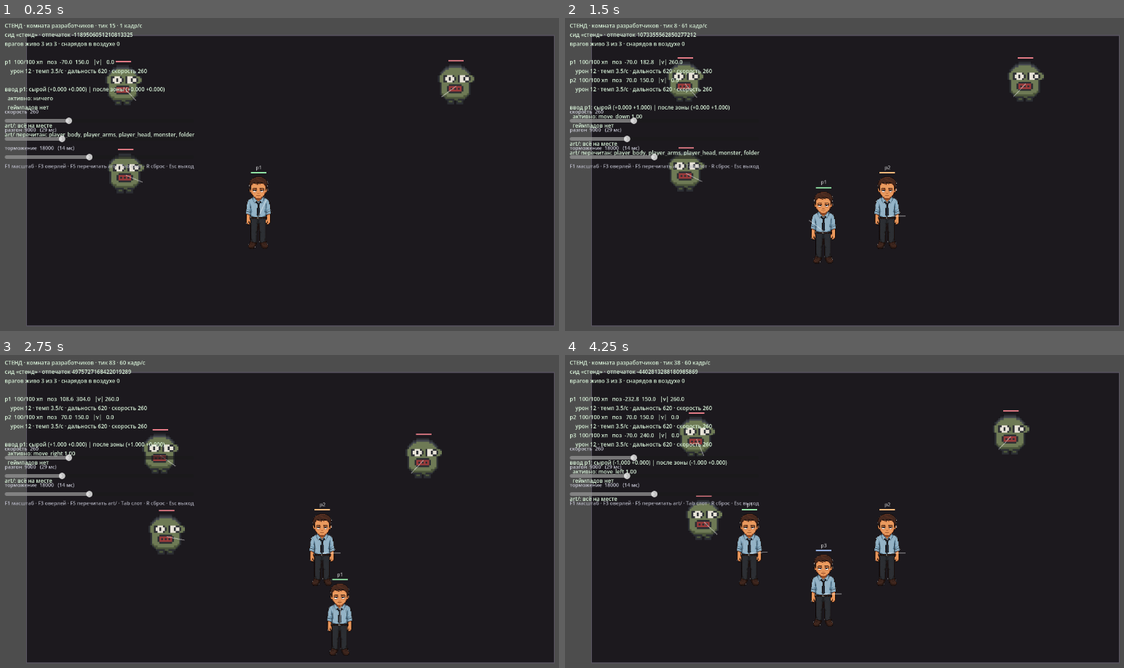
Above: before the commit, frames 1-4 (two rows, left to right).
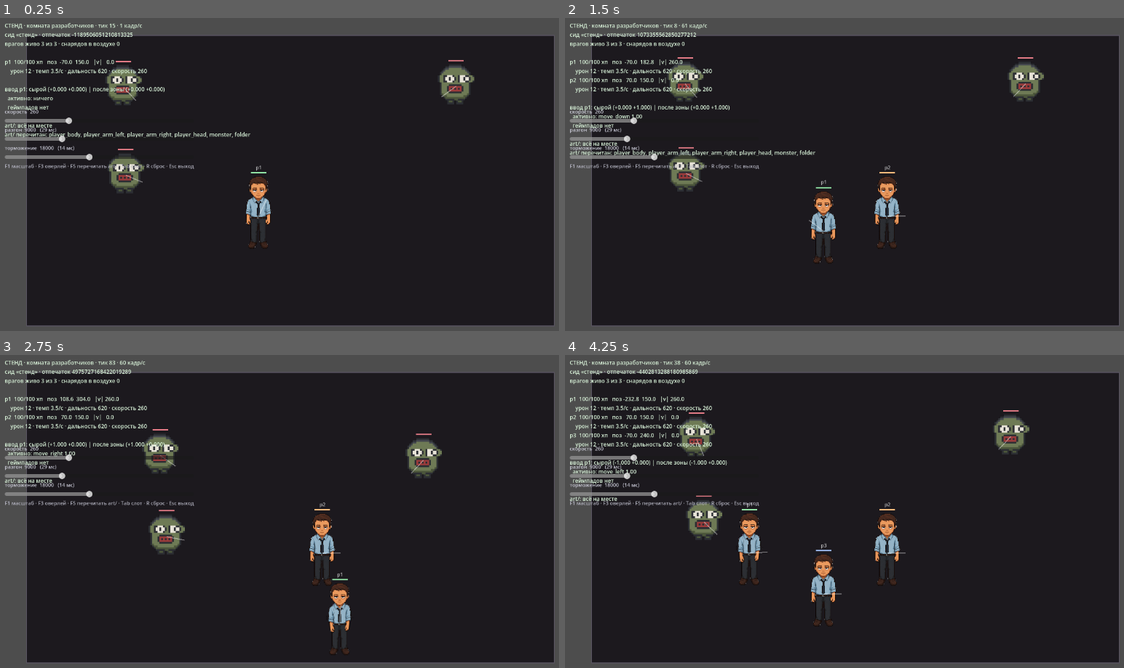
Above: after the commit, the same moments.

Repository: e2or28/lomka
Game: Godot game, scene res://game/dev_sandbox.tscn
The game is run twice, just before and just after one commit, with the same random seed, the same clock (stepped at 60 frames per second) and the same inputs.
Inputs (mouse positions are in pixels of both pictures, inside the frame that each line leads up to):
- Up to frame 1 (0.25 s): no input
- Up to frame 2 (1.5 s): tap Enter at 0.5 s; move the mouse to (984, 165) at 0.52 s; hold D 0.53-1.28 s; tap Tab at 0.6 s; click (984, 165) at 0.67 s; tap Space at 0.77 s; move the mouse to (738, 196) at 1.27 s; hold S from 1.28 s (still down); tap R at 1.35 s
- Up to frame 3 (2.75 s): tap Space at 1.52 s; move the mouse to (346, 445) at 2.02 s; release S at 2.03 s; hold D from 2.03 s (still down); tap E at 2.1 s
- Up to frame 4 (4.25 s): move the mouse to (827, 583) at 2.77 s; release D at 2.78 s; hold W 2.78-3.53 s; tap F at 2.85 s; click (827, 583) at 2.92 s; tap Space at 3.02, 3.77 s; move the mouse to (1028, 567) at 3.52 s; hold A from 3.53 s (still down); tap Tab at 3.6 s

The runs differ from the first frame. In frame 1, 0.3% of the frame differs, in the area x 20-49%, y 36-74%; in frame 2, 0.3%; in frame 3, 0.2%; in frame 4, 0.3%, in the area x 30-61%, y 50-87%.

Commit message:
Анимация персонажа: покачивание, мах руками, замах при броске
Анимации не было вовсе. Слои и точки вращения лежали как задел, но кода,
который бы ими двигал, никто не написал: тело ехало, спрайт стоял.

Руки взяты раздельными слоями из тех же исходников — махать ими можно
только поодиночке. Проверено, что arm_left и arm_right складываются в
прежний общий слой пиксель-в-пиксель, а вся сборка совпадает с мастером:
ноль расхождений на 6374 непрозрачных пикселя.

Поза вынесена в game/character_pose.gd чистыми функциями от скорости, фазы
шага и перезарядки. Поэтому она проверяется тестом, а не разглядыванием:
на месте руки не машут, на бегу идут в противофазе, корпус подбрасывает
дважды за цикл, бросок перебивает мах и длится ровно отведённое время.

Фаза шага считается от пройденного пути, а не от времени: медленный шаг
остаётся шагом, а не превращается в семенение на месте. Живёт в
представлении — от неё ничего не зависит, попадание считается по положению
тела, а не по нарисованной руке.

Размах маха пришлось урезать втрое против первой версии. Покадровая
раскадровка показала то, чего не видели тесты: персонаж нарисован строго
спереди, руки висят вдоль тела, и поворот на двадцать градусов заводит
кисть в корпус, а на плече рвёт силуэт. Восемь градусов плюс вертикальный
ход руки читаются как покачивание и ничего не ломают.

Бега как такового пока нет и быть не может: ноги впечатаны в слой body
двумя сегментами от y=120 до y=173, двигать их нечем.

Co-Authored-By: Claude Opus 5 <noreply@anthropic.com>

Diff:
--- /dev/null
+++ b/game/character_pose.gd
@@ -0,0 +1,139 @@
+extends RefCounted
+## Поза персонажа: во что превращается состояние тела на экране.
+##
+## Чистые функции от скорости, фазы шага и перезарядки — ни узлов, ни
+## времени системных часов. Поэтому позу можно проверить тестом, а не
+## разглядыванием: «на месте руки не машут», «на бегу машут в противофазе»,
+## «после броска рука выброшена вперёд».
+##
+## Почему это в game/, а не в sim/. Анимация ни на что не влияет: попадание
+## считается по положению тела, а не по нарисованной руке. Держать её в
+## симуляции значило бы гонять по сети данные, от которых ничего не зависит,
+## и раздувать сейв. Рассинхрон фазы шага между клиентами никому не мешает.
+##
+## Слои и точки вращения заданы в art/player_layers.json. Пивот руки — плечо,
+## поэтому поворот вокруг него читается как мах, а не как отрыв конечности.
+
+## Сколько пикселей пути приходится на полный цикл из двух шагов.
+## Меньше — семенит, больше — скользит. Число подбирается глазами.
+const STRIDE := 96.0
+
+## Размах маха руками, в радианах.
+##
+## Мал намеренно. Персонаж нарисован строго спереди, руки висят вдоль тела:
+## поворот вокруг плеча уводит их вбок, а не вперёд-назад. На двадцати
+## градусах кисть заезжает в корпус, а на плече рвётся силуэт — проверено
+## покадровой раскадровкой. Восемь градусов читаются как покачивание и
+## ничего не ломают.
+const ARM_SWING := 0.14
+
+## Насколько рука ходит вверх-вниз на шаге. Для фронтального вида это
+## читается лучше поворота: так двигается рука идущего человека, если
+## смотреть на него в лоб.
+const ARM_LIFT := 1.8
+
+## Насколько корпус подбрасывает на шаге, в пикселях.
+const BODY_BOB := 1.6
+
+## Дыхание в покое: медленное и едва заметное. Полностью неподвижный
+## персонаж выглядит сломанным, а не спокойным.
+const IDLE_BREATH := 0.6
+const IDLE_PERIOD := 2.6
+
+## Сколько длится бросок. Короче времени перезарядки, иначе рука не
+## успевает вернуться и персонаж машет непрерывно.
+const THROW_TIME := 0.18
+
+## Бросок. Угол меньше прямого по той же причине, что и мах: рука,
+## вынесенная вбок горизонтально, читается как «показывает пальцем»,
+## а не как замах. Основную работу делает подъём.
+const THROW_ANGLE := 0.75
+const THROW_LIFT := 7.0
+
+## Ниже этой скорости считаем, что персонаж стоит.
+const WALK_THRESHOLD := 12.0
+
+
+## Насколько продвинулась фаза шага за кадр. Фаза считается от пройденного
+## пути, а не от времени: тогда медленный шаг остаётся шагом, а не
+## превращается в семенение на месте.
+static func advance_stride(phase: float, speed: float, delta: float) -> float:
+	if speed < WALK_THRESHOLD:
+		return phase
+	return fmod(phase + speed * delta / STRIDE * TAU, TAU)
+
+
+## Прогресс броска от 0 до 1, или -1, если сейчас не бросок.
+static func throw_progress(cooldown: float, fire_rate: float) -> float:
+	if fire_rate <= 0.0 or cooldown <= 0.0:
+		return -1.0
+	var period := 1.0 / fire_rate
+	var elapsed := period - cooldown
+	if elapsed < 0.0 or elapsed > THROW_TIME:
+		return -1.0
+	return clampf(elapsed / THROW_TIME, 0.0, 1.0)
+
+
+## Смещение корпуса. На бегу подбрасывает дважды за цикл — по разу на шаг.
+static func body_offset(phase: float, speed: float, breath: float) -> Vector2:
+	if speed < WALK_THRESHOLD:
+		return Vector2(0.0, -absf(sin(breath * TAU / IDLE_PERIOD)) * IDLE_BREATH * 0.5)
+	return Vector2(0.0, -absf(sin(phase)) * BODY_BOB)
+
+
+## Голова качается слабее корпуса и с запозданием: она тяжелее и висит
+## на шее, а не приколочена.
+static func head_offset(phase: float, speed: float, breath: float) -> Vector2:
+	if speed < WALK_THRESHOLD:
+		return Vector2(0.0, -absf(sin(breath * TAU / IDLE_PERIOD)) * IDLE_BREATH)
+	return Vector2(0.0, -absf(sin(phase - 0.4)) * BODY_BOB * 0.6)
+
+
+## Углы рук. Возвращает [левая, правая].
+##
+## На бегу руки идут в противофазе — иначе персонаж выглядит прыгающим на
+## двух ногах, а не бегущим. Бросок перебивает мах: рука, которая кидает,
+## выносится вперёд, вторая отходит назад для равновесия.
+static func arm_angles(phase: float, speed: float, throw: float, throw_right: bool) -> Array:
+	var left := 0.0
+	var right := 0.0
+	if speed >= WALK_THRESHOLD:
+		left = sin(phase) * ARM_SWING
+		right = -sin(phase) * ARM_SWING
+
+	if throw >= 0.0:
+		# Замах и возврат: быстро вперёд, плавно обратно
+		var swing := _throw_swing(throw)
+		var forward := THROW_ANGLE * swing
+		if throw_right:
+			right = -forward
+			left = lerpf(left, forward * 0.25, swing)
+		else:
+			left = forward
+			right = lerpf(right, -forward * 0.25, swing)
+	return [left, right]
+
+
+static func _throw_swing(throw: float) -> float:
+	return sin(throw * PI) if throw < 0.5 else (1.0 - throw) * 2.0
+
+
+## Вертикальный ход рук. Возвращает [левая, правая], в пикселях вниз.
+##
+## Для фронтального вида это основная часть маха: поворотом руку не увести
+## вперёд-назад, а поднять и опустить — можно, и человек так и выглядит,
+## если смотреть на него в лоб.
+static func arm_lift(phase: float, speed: float, throw: float, throw_right: bool) -> Array:
+	var left := 0.0
+	var right := 0.0
+	if speed >= WALK_THRESHOLD:
+		left = -sin(phase) * ARM_LIFT
+		right = sin(phase) * ARM_LIFT
+
+	if throw >= 0.0:
+		var lift := -THROW_LIFT * _throw_swing(throw)
+		if throw_right:
+			right = lift
+		else:
+			left = lift
+	return [left, right]
--- a/game/dev_sandbox.gd
+++ b/game/dev_sandbox.gd
@@ -30,7 +30,8 @@
 ## Персонаж собран из слоёв — см. art/player_layers.json. Монстр и папка
 ## пока заглушки из tools/make_placeholder_art.py.
 const SPRITES: Array[String] = [
-	"player_body", "player_arms", "player_head", "monster", "folder",
+	"player_body", "player_arm_left", "player_arm_right", "player_head",
+	"monster", "folder",
 ]
 
 const SEED := "стенд"
@@ -130,6 +131,7 @@
 
 
 func _process(delta: float) -> void:
+	_view.advance(delta)
 	_view.queue_redraw()
 
 	if _art_note_left > 0.0:
--- a/game/world_view.gd
+++ b/game/world_view.gd
@@ -12,6 +12,7 @@
 const Actor = preload("res://sim/actor.gd")
 const Projectile = preload("res://sim/projectile.gd")
 const RunState = preload("res://sim/run_state.gd")
+const CharacterPose = preload("res://game/character_pose.gd")
 
 const BODY := Vector2(32, 40)
 const PROJECTILE := Vector2(18, 14)
@@ -24,8 +25,16 @@
 ## поэтому кладутся друг на друга без подгонки. Якорь — character_root
 ## оттуда же: это точка под ногами, а не центр холста. Совмещать надо её
 ## с положением тела в симуляции, иначе персонаж будет плавать над полом.
-const PLAYER_LAYERS: Array[String] = ["player_body", "player_arms", "player_head"]
+## Руки взяты отдельными слоями, а не общим: махать ими на бегу можно только
+## поодиночке. Проверено, что arm_left и arm_right складываются в прежний
+## общий слой пиксель-в-пиксель, а вся сборка совпадает с мастером.
 const PLAYER_ROOT := Vector2(64, 174)
+
+## Плечи из art/player_layers.json, набор godot_128. Вокруг них вращаются
+## руки: пивот в плече читается как мах, пивот в центре холста — как отрыв
+## конечности.
+const LEFT_SHOULDER := Vector2(45, 63)
+const RIGHT_SHOULDER := Vector2(83, 63)
 
 const SLOT_COLORS: Array[Color] = [
 	Color(0.45, 0.85, 0.55),
@@ -39,6 +48,28 @@
 var state: RunState = null
 var origin := Vector2.ZERO
 var textures: Dictionary = {}
+
+## Фаза шага на каждое тело и общий счётчик для дыхания.
+##
+## Живут в представлении, а не в состоянии забега: от них ничего не зависит,
+## попадание считается по положению тела, а не по нарисованной руке. Класть
+## их в симуляцию значило бы гонять по сети данные, которые ни на что не
+## влияют, и раздувать сейв.
+var stride_phase: Dictionary = {}
+var breath := 0.0
+
+
+## Двигать фазы. Вызывается стендом каждый кадр — здесь, а не в _draw,
+## потому что _draw может вызываться чаще или реже кадра.
+func advance(delta: float) -> void:
+	breath += delta
+	if state == null:
+		return
+	for actor in state.actors:
+		if actor.kind != Actor.Kind.PLAYER or not actor.alive:
+			continue
+		stride_phase[actor.id] = CharacterPose.advance_stride(
+			stride_phase.get(actor.id, 0.0), actor.velocity.length(), delta)
 
 
 func _draw() -> void:
@@ -117,14 +148,7 @@
 		return false
 
 	if actor.kind == Actor.Kind.PLAYER:
-		var drawn := false
-		for layer in PLAYER_LAYERS:
-			var texture: Texture2D = textures.get(layer)
-			if texture == null:
-				continue
-			draw_texture(texture, at - PLAYER_ROOT, tint)
-			drawn = true
-		return drawn
+		return _draw_player(actor, at, tint)
 
 	var sprite: Texture2D = textures.get("monster")
 	if sprite == null:
@@ -133,6 +157,50 @@
 	var size := sprite.get_size()
 	draw_texture(sprite, at - Vector2(size.x * 0.5, size.y), tint)
 	return true
+
+
+## Персонаж послойно, с позой. Порядок от заднего к переднему задан
+## в art/player_layers.json и менять его нельзя: руки обязаны лежать поверх
+## корпуса, но под головой.
+func _draw_player(actor: Actor, at: Vector2, tint: Color) -> bool:
+	var body: Texture2D = textures.get("player_body")
+	if body == null:
+		return false
+
+	var canvas := at - PLAYER_ROOT
+	var speed := actor.velocity.length()
+	var phase: float = stride_phase.get(actor.id, 0.0)
+	var stats := actor.stack.compute()
+	var throw := CharacterPose.throw_progress(actor.cooldown, stats.get("fire_rate", 0.0))
+	var throw_right := actor.aim.x >= 0.0
+	var angles := CharacterPose.arm_angles(phase, speed, throw, throw_right)
+	var lifts := CharacterPose.arm_lift(phase, speed, throw, throw_right)
+
+	draw_texture(body, canvas + CharacterPose.body_offset(phase, speed, breath), tint)
+	_draw_arm("player_arm_left", canvas, LEFT_SHOULDER, angles[0], lifts[0], tint)
+	_draw_arm("player_arm_right", canvas, RIGHT_SHOULDER, angles[1], lifts[1], tint)
+
+	var head: Texture2D = textures.get("player_head")
+	if head != null:
+		draw_texture(head, canvas + CharacterPose.head_offset(phase, speed, breath), tint)
+	return true
+
+
+## Рука поворачивается вокруг плеча. Холст у всех слоёв общий, поэтому
+## смещать текстуру не нужно — достаточно поставить начало координат в
+## плечо и нарисовать слой со сдвигом на минус плечо.
+func _draw_arm(layer: String, canvas: Vector2, shoulder: Vector2,
+		angle: float, lift: float, tint: Color) -> void:
+	var texture: Texture2D = textures.get(layer)
+	if texture == null:
+		return
+	var at := canvas + Vector2(0.0, lift)
+	if is_zero_approx(angle):
+		draw_texture(texture, at, tint)
+		return
+	draw_set_transform(at + shoulder, angle, Vector2.ONE)
+	draw_texture(texture, -shoulder, tint)
+	draw_set_transform(Vector2.ZERO, 0.0, Vector2.ONE)
 
 
 func _draw_health(actor: Actor, at: Vector2, color: Color) -> void:
--- /dev/null
+++ b/tests/test_character_pose.gd
@@ -0,0 +1,142 @@
+extends "res://tests/framework/test_case.gd"
+## Поза персонажа: бег, покой, бросок.
+##
+## Анимация — представление, и попадание от неё не зависит. Но «руки не
+## машут» и «персонаж дёргается на месте» видно только глазами, если поза
+## не вынесена в чистые функции. Здесь она вынесена, поэтому проверяется
+## без окна.
+##
+## Что здесь не проверяется: красиво ли. Размах, темп и вес движения
+## подбирает человек, это часть ощущения управления.
+
+const Pose = preload("res://game/character_pose.gd")
+
+const WALK := 260.0
+
+
+func title() -> String:
+	return "поза персонажа"
+
+
+func _test_standing_still_does_not_swing() -> bool:
+	var angles := Pose.arm_angles(1.2, 0.0, -1.0, true)
+	almost_eq(angles[0], 0.0, "левая рука машет на месте", 1e-6)
+	almost_eq(angles[1], 0.0, "правая рука машет на месте", 1e-6)
+	return true
+
+
+## Фаза считается от пройденного пути, а не от времени: иначе медленный шаг
+## превращается в семенение на месте.
+func _test_stride_follows_distance_not_time() -> bool:
+	var slow := Pose.advance_stride(0.0, 60.0, 1.0)
+	var fast := Pose.advance_stride(0.0, 120.0, 0.5)
+	almost_eq(slow, fast, "одинаковый путь дал разную фазу", 1e-6)
+
+	eq(Pose.advance_stride(0.7, 0.0, 1.0), 0.7, "фаза сдвинулась при нулевой скорости")
+	eq(Pose.advance_stride(0.7, Pose.WALK_THRESHOLD - 1.0, 1.0), 0.7,
+		"фаза сдвинулась от дрожания ниже порога ходьбы")
+	return true
+
+
+func _test_stride_stays_in_range() -> bool:
+	var phase := 0.0
+	var out_of_range := 0
+	for i in 500:
+		phase = Pose.advance_stride(phase, WALK, 1.0 / 60.0)
+		if phase < 0.0 or phase >= TAU:
+			out_of_range += 1
+	eq(out_of_range, 0, "фаза вышла за оборот — синус поедет на длинной дистанции")
+	return true
+
+
+## Руки в противофазе: иначе персонаж выглядит прыгающим на двух ногах,
+## а не бегущим.
+func _test_running_arms_are_opposed() -> bool:
+	var seen_left_forward := false
+	var seen_right_forward := false
+	for step in 16:
+		var phase := TAU * step / 16.0
+		var angles := Pose.arm_angles(phase, WALK, -1.0, true)
+		almost_eq(angles[0], -angles[1], "руки на бегу не в противофазе", 1e-6)
+		if angles[0] > 0.1:
+			seen_left_forward = true
+		if angles[1] > 0.1:
+			seen_right_forward = true
+	check(seen_left_forward and seen_right_forward, "какая-то из рук ни разу не пошла вперёд")
+	return true
+
+
+func _test_swing_amplitude_is_bounded() -> bool:
+	var peak := 0.0
+	for step in 64:
+		var angles := Pose.arm_angles(TAU * step / 64.0, WALK, -1.0, true)
+		peak = maxf(peak, absf(angles[0]))
+	almost_eq(peak, Pose.ARM_SWING, "размах маха разошёлся с заданным", 0.01)
+	return true
+
+
+## Бросок длится ровно столько, сколько задано, и только сразу после
+## выстрела. Иначе рука не успевает вернуться и персонаж машет непрерывно.
+func _test_throw_happens_only_right_after_the_shot() -> bool:
+	var rate := 3.5
+	var period := 1.0 / rate
+
+	eq(Pose.throw_progress(period, rate), 0.0, "бросок не начался в момент выстрела")
+	check(Pose.throw_progress(period - Pose.THROW_TIME * 0.5, rate) > 0.4,
+		"бросок не идёт в середине своего времени")
+	eq(Pose.throw_progress(period - Pose.THROW_TIME * 2.0, rate), -1.0,
+		"бросок тянется дольше отведённого")
+	eq(Pose.throw_progress(0.0, rate), -1.0, "бросок идёт при отсутствии перезарядки")
+	eq(Pose.throw_progress(period, 0.0), -1.0, "бросок идёт при нулевой скорострельности")
+	return true
+
+
+func _test_throw_overrides_the_swing() -> bool:
+	var running := Pose.arm_angles(1.0, WALK, -1.0, true)
+	var throwing := Pose.arm_angles(1.0, WALK, 0.5, true)
+	check(absf(throwing[1]) > absf(running[1]) + 0.3,
+		"бросок не перебил мах: было %.2f, стало %.2f" % [running[1], throwing[1]])
+
+	var left_throw := Pose.arm_angles(1.0, WALK, 0.5, false)
+	check(absf(left_throw[0]) > absf(running[0]) + 0.3, "левой рукой бросок не работает")
+	return true
+
+
+## Полностью неподвижный персонаж выглядит сломанным, а не спокойным.
+func _test_idle_breathes() -> bool:
+	var lowest := 0.0
+	var highest := 0.0
+	for step in 60:
+		var offset := Pose.head_offset(0.0, 0.0, Pose.IDLE_PERIOD * step / 60.0)
+		lowest = minf(lowest, offset.y)
+		highest = maxf(highest, offset.y)
+	check(highest - lowest > 0.1, "в покое голова не двигается вовсе")
+	check(highest - lowest <= Pose.IDLE_BREATH + 0.01,
+		"дыхание в покое слишком размашистое: %.2f" % (highest - lowest))
+	return true
+
+
+## Корпус подбрасывает дважды за цикл — по разу на шаг, а не на пару шагов.
+func _test_body_bobs_twice_per_cycle() -> bool:
+	var peaks := 0
+	var previous := 0.0
+	var current := Pose.body_offset(0.0, WALK, 0.0).y
+	for step in range(1, 121):
+		var phase := TAU * step / 120.0
+		var next := Pose.body_offset(phase, WALK, 0.0).y
+		if current < previous and current < next:
+			peaks += 1
+		previous = current
+		current = next
+	eq(peaks, 2, "корпус подбрасывает не дважды за цикл шага")
+	return true
+
+
+func _test_head_lags_behind_the_body() -> bool:
+	var differs := false
+	for step in 24:
+		var phase := TAU * step / 24.0
+		if absf(Pose.head_offset(phase, WALK, 0.0).y - Pose.body_offset(phase, WALK, 0.0).y) > 0.05:
+			differs = true
+	check(differs, "голова повторяет корпус в точности — шея не читается")
+	return true
Binary file added: art/player_arm_left.png
Binary file added: art/player_arm_right.png
